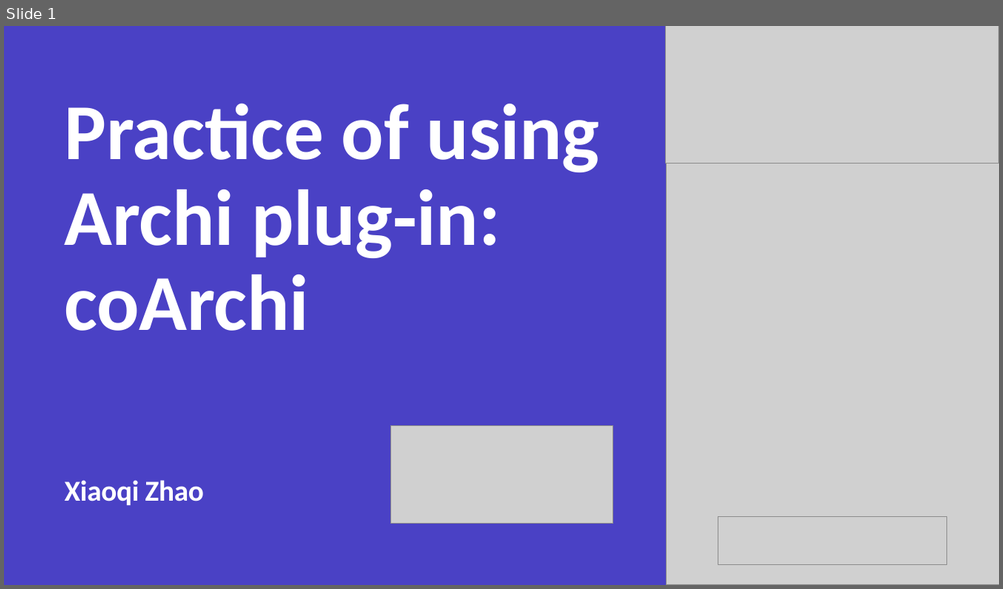
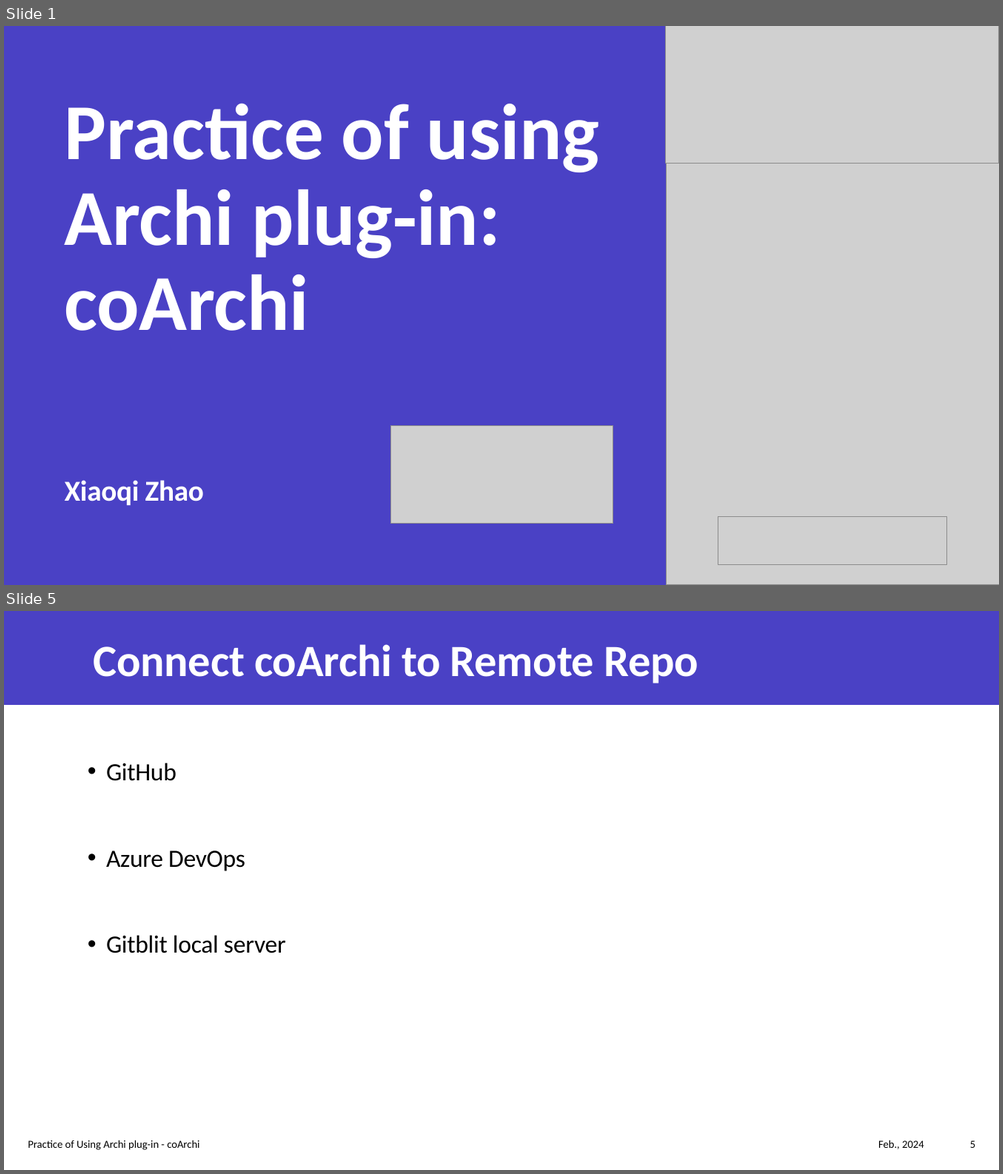
Before and after one commit to yasenstar/EA, a slide deck: architool/Using-coArchi.pptx. Shown one above the other, each under a label of ours: slide 1 before the commit, slides 1 and 5 after it; the slides between them are not shown. The pictures are 1003x589 and 1003x1174 pixels, drawn with LibreOffice and Linux fonts; fonts in the diff are those of the drawing; grey boxes stand for pictures. Boxes give left, top, right and bottom in pixels: in the first picture for what was removed or moved away, otherwise in the second. Text is boxed around its words. In the diff, an @@ line names an element or a change of style, - is before the commit and + after.

```diff
--- a/architool/Using-coArchi.pptx
+++ b/architool/Using-coArchi.pptx
@@ slide 5 added at [4,611,999,1170], background #FFFFFF @@
@@ rectangle added at [4,611,999,705], fill #4A41C5 @@
@@ title added at [94,644,699,684], 43.2 pt, text #FFFFFF, bold @@
+Connect coArchi to Remote Repo
@@ text added at [106,763,286,954], 24 pt, text #000000 @@
+• GitHub
+• Azure DevOps
+• Gitblit local server
@@ text added at [28,1140,199,1150], 10.5 pt, text #000000 @@
+Practice of Using Archi plug-in - coArchi
@@ text added at [878,1140,924,1150], 10.5 pt, text #000000 @@
+Feb., 2024
@@ page number added at [970,1141,975,1148], 10.5 pt, text #000000 @@
+5
```
Also in this commit, not shown: 2 slides changed, 4 other slides added.
